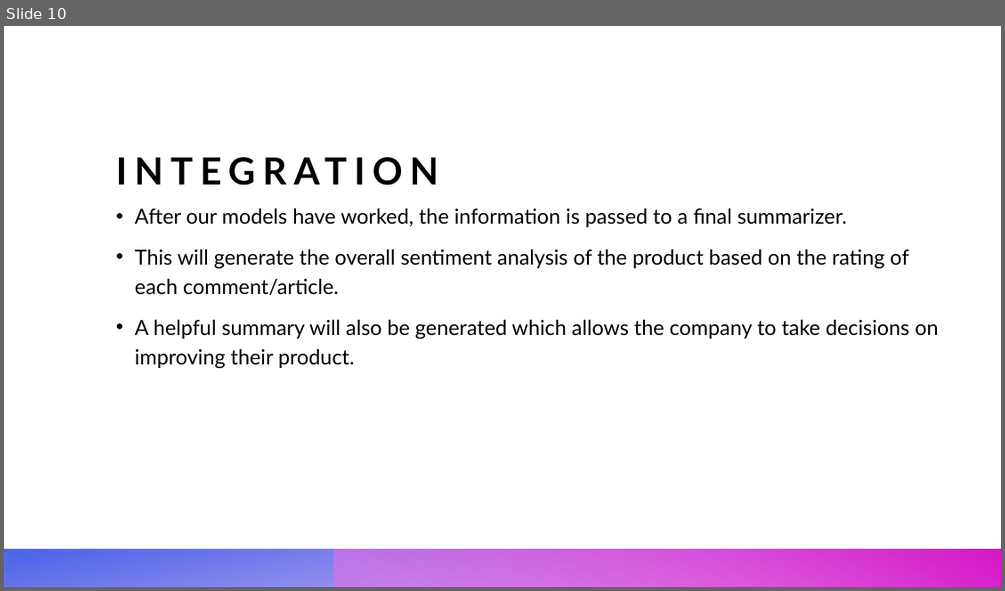
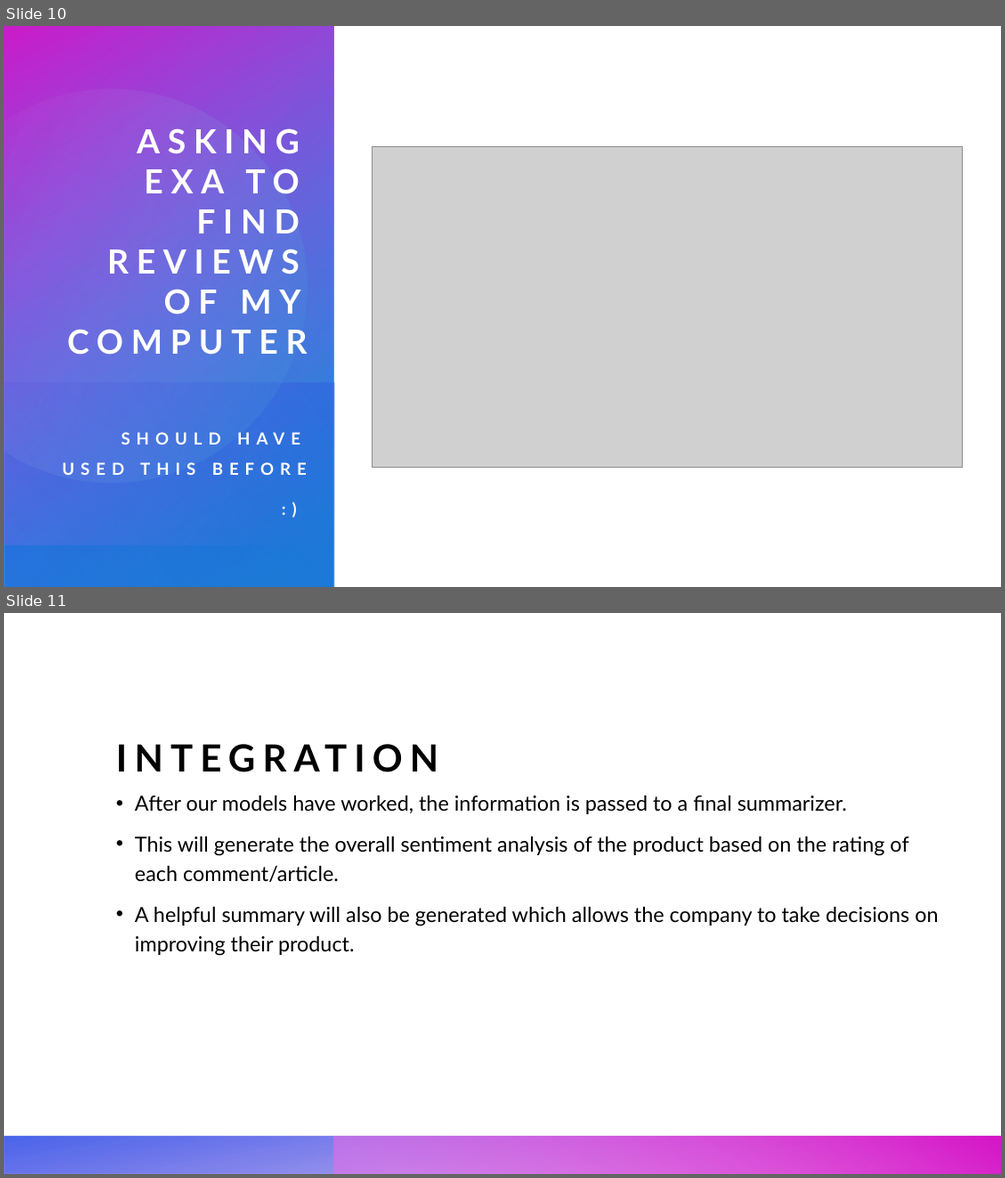
Before and after one commit to SuvrayanBandyopadhyay/Multi-Agent-RAG-Ideation, a slide deck: Ideas/Marketing Analysis Application using Multi-Agent RAG.pptx. Shown one above the other, each under a label of ours: slide 10 before the commit, slides 10 and 11 after it. The pictures are 1005x591 and 1005x1178 pixels, drawn with LibreOffice and Linux fonts; fonts in the diff are those of the drawing; grey boxes stand for pictures. Boxes give left, top, right and bottom in pixels: in the first picture for what was removed or moved away, otherwise in the second. Text is boxed around its words. In the diff, an @@ line names an element or a change of style, - is before the commit and + after.

Commit message:
Additions to the ppt

```diff
--- a/Ideas/Marketing Analysis Application using Multi-Agent RAG.pptx
+++ b/Ideas/Marketing Analysis Application using Multi-Agent RAG.pptx
@@ slide 10 added at <box>4,26,1001,587</box>, background #FFFFFF; not listed: 2 template elements that a slide beside it also shows @@
@@ rectangle added at <box>4,26,1001,587</box>, fill #FFFFFF @@
@@ rectangle added at <box>4,26,334,587</box>, fill gradient #1787D5 to #294AE7 @@
@@ rectangle added at <box>4,26,334,545</box>, fill gradient #7F92F1 to #D517C7 @@
@@ freeform shape added at <box>4,65,342,517</box>, fill gradient #DCD3F8 to #1787D5 @@
@@ title added at <box>67,128,307,354</box>, 32 pt, text #FFFFFF, bold @@
+ASKING EXA TO FIND REVIEWS OF MY COMPUTER
@@ picture added at <box>372,146,963,467</box> @@
@@ rectangle added at <box>4,382,334,587</box>, fill gradient #294AE7 to #4F24D7 @@
@@ text added at <box>62,432,307,475</box>, 16 pt, text #FFFFFF, bold @@
+SHOULD HAVE USED THIS BEFORE
+:)
@@ rectangle added at <box>4,549,1001,587</box>, fill gradient #4F24D7 to #294AE7 @@
@@ rectangle added at <box>334,549,1001,587</box>, fill gradient #EF6BE5 to #D517C7 @@
@@ what was slide 10 is now slide 11 @@
```
